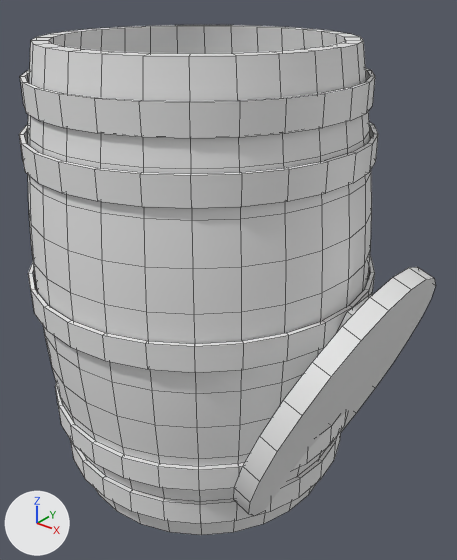
An edit to the FBX model AssetSources/export/galleass_powder_keg.fbx, drawn before and after from the same camera.
Both versions are drawn from a camera (50 mm lens) standing at (0.482, -0.551, 0.612) and looking at (0.039, 0.003, 0.269). The axes (+X, +Y, +Z) are drawn at lower left. The lights are the same throughout. The first picture is the older version. Mesh edges are drawn as thin lines. Objects named as collision shapes, trigger or cutter boxes, shadow casters or lower levels of detail are left out.

The first picture shows 'galleass_powder_keg'.
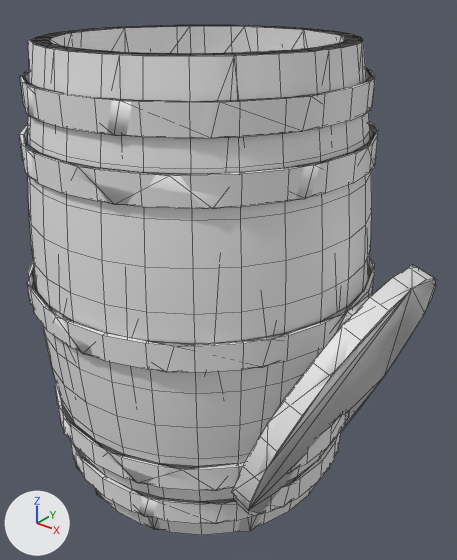
What the commit changed:
Mesh me_galleass_powder_keg_lod1_001 is new.
It has 589 vertices, 762 faces and spans x -0.212..0.274, y -0.212..0.212, z 0.0..0.55.
Faces by material slot: [204, 520, 38].
It uses material mat_galleass_trim (white #e7e7e7).
It uses material mat_galleass_iron (white #e7e7e7).
It uses material mat_galleass_dark (white #e7e7e7).
Object 'galleass_powder_keg_lod1' (ob_galleass_powder_keg_lod1) is new; it shows me_galleass_powder_keg_lod1_001.
Its location is (0.0, 0.0, 0.0).

Location of each change, [x1, y1, x2, y2] in pixels of the pictures (457 x 560 px):
'galleass_powder_keg_lod1', added: after [21, 25, 436, 531]
    faces in mat_galleass_trim (white #e7e7e7): [28, 25, 436, 531]
    faces in mat_galleass_iron (white #e7e7e7): [21, 67, 378, 524]
